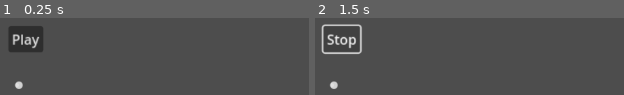
Above: before the commit, frames 1-2 (left to right).
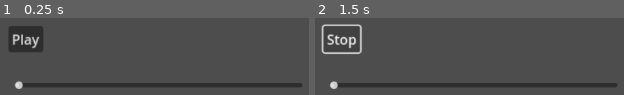
Above: after the commit, the same moments.

Repository: RobertCowper/Music_Assignment
Game: Godot game, scene res://Assingment_Scene.tscn
Two runs of this game, one before a commit and one after it. Both use one fixed random seed, a clock stepped at 60 frames per second and the inputs below. The project has no main scene, so this scene is started directly.
Inputs:
- Up to frame 1 (0.25 s): no input
- Up to frame 2 (1.5 s): click "Play" at 0.5 s; click "Stop" at 1.25 s

The runs differ from the first frame. In frame 1, 4.7% of the frame differs, in the area x 7-98%, y 84-90%; in frame 2, 4.7%.

Commit message:
small script updates

Diff:
--- a/Assingment_Scene.tscn
+++ b/Assingment_Scene.tscn
@@ -19,7 +19,7 @@
 [node name="HSlider" type="HSlider" parent="."]
 offset_left = 138.0
 offset_top = 160.0
-offset_right = 146.0
+offset_right = 677.0
 offset_bottom = 176.0
 scale = Vector2(0.769444, 0.785391)
 step = 0.1
--- a/audio_demo.gd
+++ b/audio_demo.gd
@@ -23,5 +23,5 @@
 
 
 func _on_h_slider_value_changed(value: float) -> void:
-	$AudioStreamPlayer2Dpass.pitch_scale = value # Replace with function body.
+	$AudioStreamPlayer2D.pitch_scale = value # Replace with function body.
 	pass
